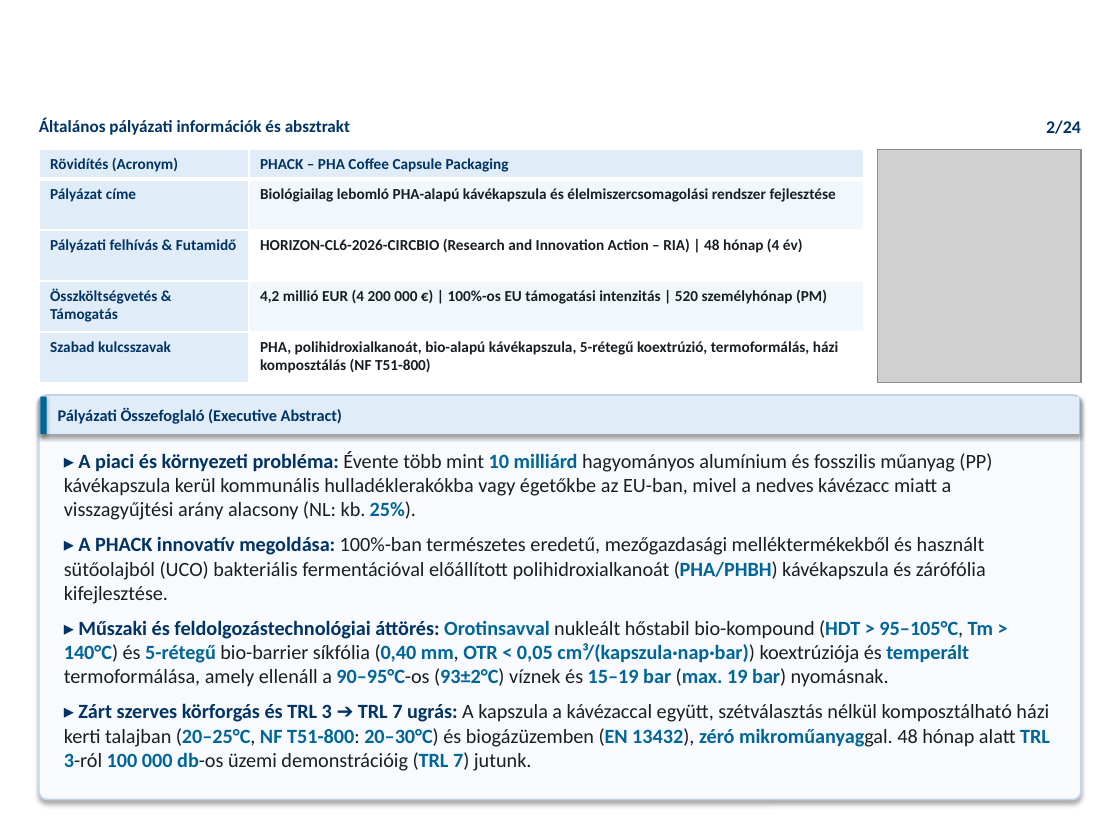
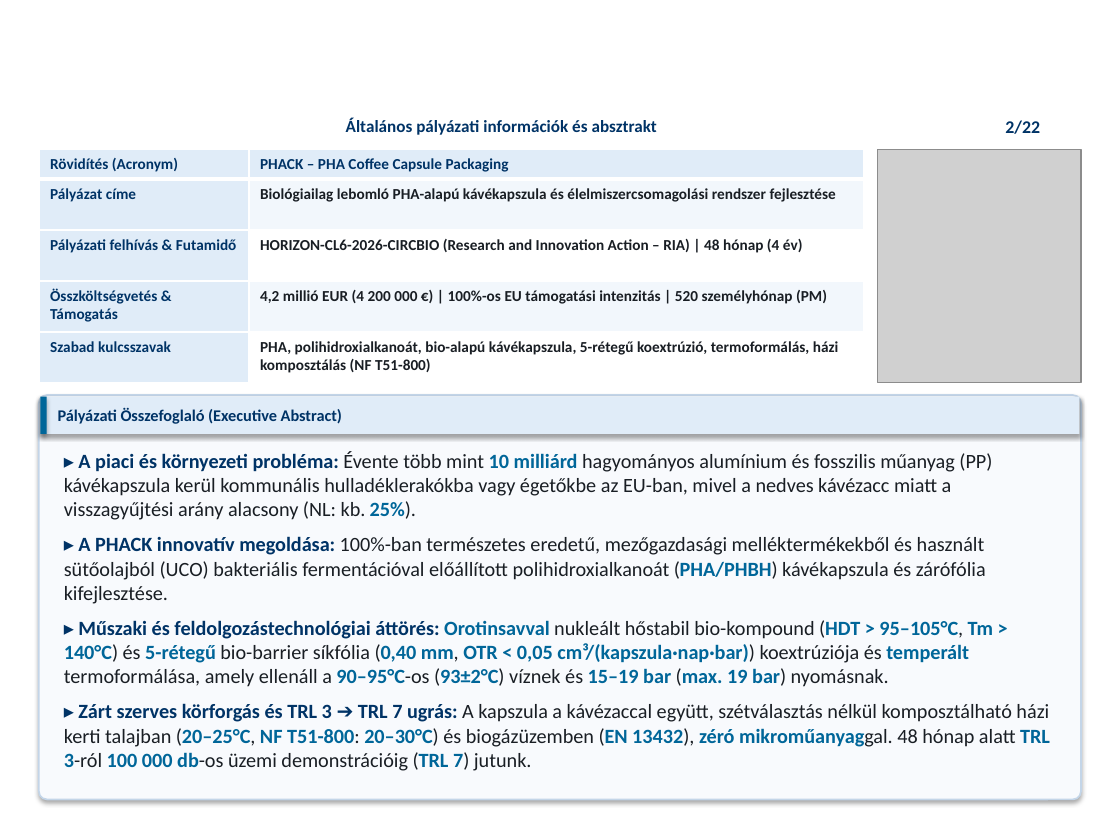
Before and after one commit to RMarci44/Fenntarthato-hulladek-projekt, a slide deck: slide 2 of PHACK_Prezentacio_Vegleges.pptx. Drawn at 1120x840 pixels with LibreOffice and Linux fonts; fonts in the diff are those of the drawing; grey boxes stand for pictures; background and template pictures are left out. Boxes give left, top, right and bottom in pixels: in the first picture for what was removed or moved away, otherwise in the second. Text is boxed around its words. In the diff, an @@ line names an element or a change of style, - is before the commit and + after.

```diff
--- a/PHACK_Prezentacio_Vegleges.pptx
+++ b/PHACK_Prezentacio_Vegleges.pptx
@@ text "Általános pályázati információk és absztrakt": place and size @@
-text "Általános pályázati információk és absztrakt" at <box>39,118,350,135</box>
+text "Általános pályázati információk és absztrakt" at <box>346,118,657,135</box>
@@ text at <box>1005,120,1040,134</box>: text changed @@
-2/24
+2/22
```
Also in this commit, not shown: 18 other slides changed, 3 slides added, 5 slides removed, 25 other files.
